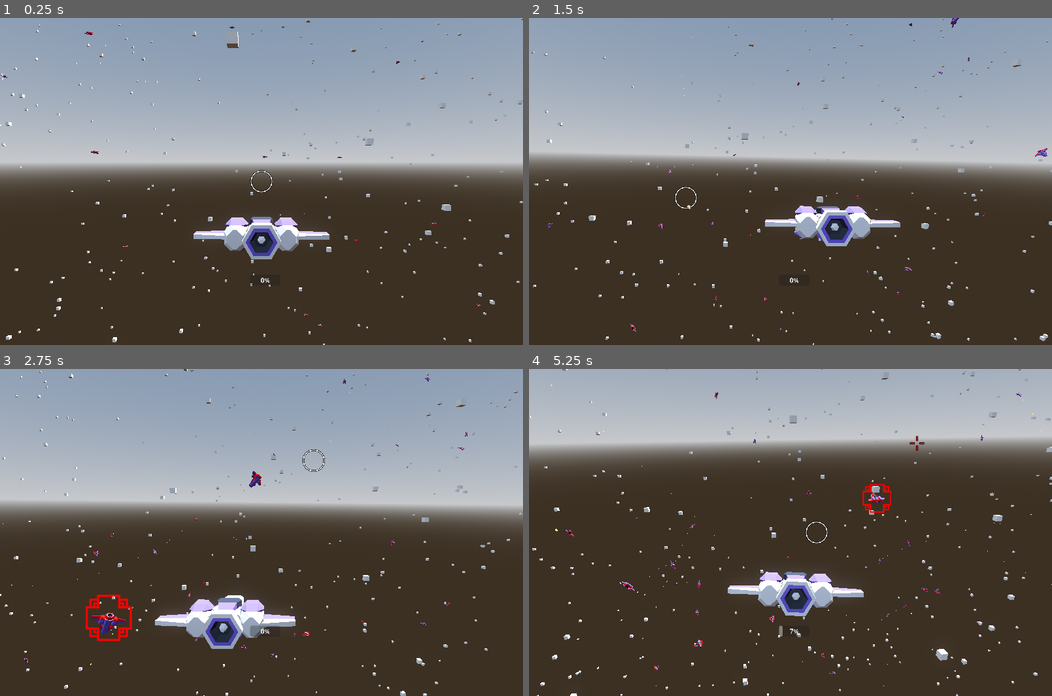
Above: before the commit, frames 1-4 (two rows, left to right).
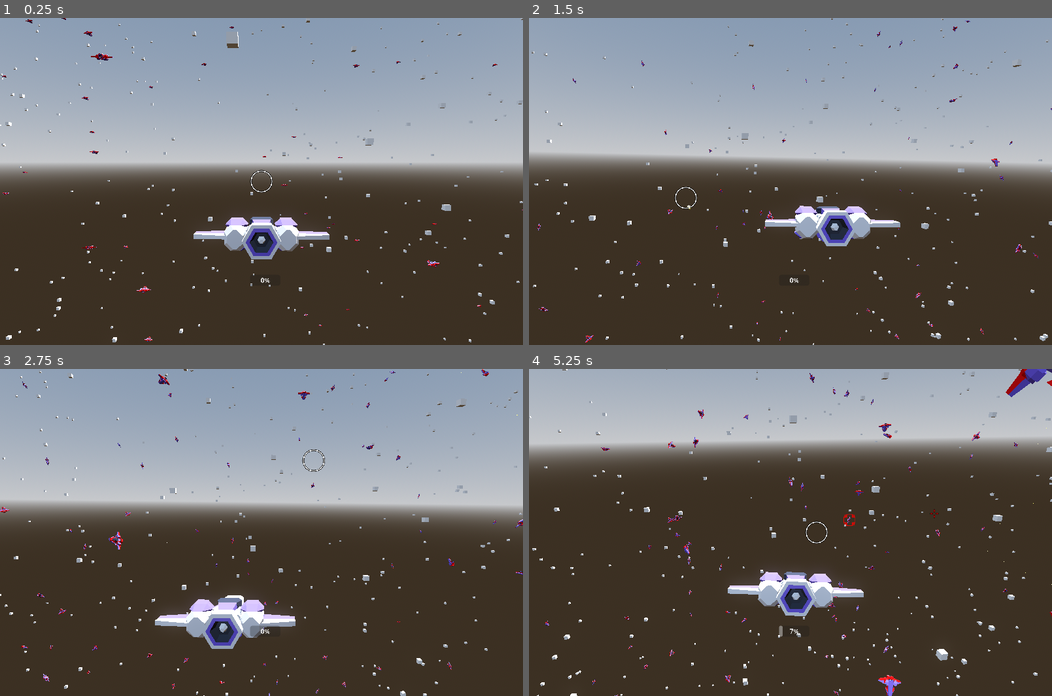
Above: after the commit, the same moments.

Repository: cgorto/space-ships
Game: Godot game, scene res://scenes/test_scene.tscn
Two runs of this game, one before a commit and one after it. Both use one fixed random seed, a clock stepped at 60 frames per second and the inputs below.
Inputs (mouse positions are in pixels of both pictures, inside the frame that each line leads up to):
- Up to frame 1 (0.25 s): no input
- Up to frame 2 (1.5 s): move the mouse to (905, 165) at 0.52 s; hold D (move_right) 0.53-1.28 s; tap R (target) at 0.6 s; move the mouse to (685, 197) at 1.27 s; hold S (move_backward) from 1.28 s (still down); tap Space (shoot) at 1.35 s
- Up to frame 3 (2.75 s): tap R (target) at 1.55, 2.1 s; move the mouse to (313, 460) at 2.02 s; release S (move_backward) at 2.03 s; hold D (move_right) from 2.03 s (still down)
- Up to frame 4 (5.25 s): move the mouse to (764, 597) at 2.77 s; release D (move_right) at 2.78 s; hold W (move_forward) 2.78-3.53 s; tap R (target) at 2.85, 3.8, 4.35, 5.1 s; move the mouse to (947, 581) at 3.52 s; hold Space (shoot) 3.53-4.28 s; hold A (move_left) 3.53-5.03 s; move the mouse to (633, 483) at 4.27 s; move the mouse to (816, 532) at 5.02 s; hold S (move_backward) from 5.03 s (still down)

The runs differ from the first frame. In frame 1, 0.3% of the frame differs, in the area x 0-100%, y 0-99%; in frame 2, 0.4%; in frame 3, 1.3%; in frame 4, 1.4%, in the area x 3-100%, y 0-100%.

Commit message:
performs much better

Diff:
--- a/scenes/component/hitbox.tscn
+++ b/scenes/component/hitbox.tscn
@@ -3,6 +3,7 @@
 [ext_resource type="Script" path="res://scenes/component/hitbox.gd" id="1_34xm6"]
 
 [node name="Hitbox" type="Area3D"]
+monitoring = false
 script = ExtResource("1_34xm6")
 
 [connection signal="hit" from="." to="." method="_on_hit"]
--- a/scenes/component/hurtbox.tscn
+++ b/scenes/component/hurtbox.tscn
@@ -3,6 +3,7 @@
 [ext_resource type="Script" path="res://scenes/component/hurtbox.gd" id="1_emwd2"]
 
 [node name="Hurtbox" type="Area3D"]
+monitorable = false
 script = ExtResource("1_emwd2")
 
 [connection signal="area_entered" from="." to="." method="_on_area_entered"]
--- a/scenes/component/pilot/npc_pilot.gd
+++ b/scenes/component/pilot/npc_pilot.gd
@@ -2,7 +2,7 @@
 
 var think_counter: float = 0
 var think_delay: float
-@export var fire_chance: float = 0.7
+@export var fire_chance: float = 0.3
 
 @onready var preferred_avoid: Vector3 = Util.uniform_random_vector() * 200
 @onready var seed: float = randf_range(0,1000)
@@ -15,7 +15,7 @@
 func _ready() -> void:
 	noise.seed = seed
 
-func _physics_process(delta: float) -> void:
+func _process(delta: float) -> void:
 	think_counter +=delta
 	run_targeting()
 	dogfight(delta)
@@ -40,7 +40,7 @@
 		turn_towards_point(target_point, delta, turn_strength)
 		var angle_to_target: float = -global_basis.z.angle_to(target_point)
 
-		is_firing = angle_to_target < 5 && is_fire_allowed() && distance < 300
+		is_firing = angle_to_target < 0.1 && is_fire_allowed() && distance < 300
 		if (-global_basis.z).angle_to(-target.global_basis.z) < 90:
 			#throttle = remap(distance,50,250,.33,.8)
 			throttle = 0.8
@@ -60,4 +60,4 @@
 		var current_target: Pilot = tar as Pilot
 		if current_target.faction != faction:
 			potential_targets.append(current_target)
-	return potential_targets.pick_random()
+	return potential_targets.pick_random() if potential_targets.size() > 0 else null
--- a/scenes/component/velocity_component.gd
+++ b/scenes/component/velocity_component.gd
@@ -14,10 +14,10 @@
 func decelerate() -> void:
 	accelerate_in_direction(Vector3.ZERO)
 
-func move(to_move: Node3D) -> void:
+func move(to_move: Node3D, delta: float) -> void:
 	if to_move is CharacterBody3D:
 		to_move.velocity = velocity
 		to_move.move_and_slide()
 		velocity = to_move.velocity
 	else:
-		to_move.position += velocity * get_physics_process_delta_time()
+		to_move.position += velocity * delta
--- a/scenes/game_object/npc_ship.tscn
+++ b/scenes/game_object/npc_ship.tscn
@@ -22,7 +22,6 @@
 radius = 50.0
 
 [node name="NpcShip" type="RigidBody3D"]
-collision_layer = 0
 mass = 100.0
 gravity_scale = 0.0
 freeze_mode = 1
--- a/scenes/game_object/projectile/projectile.gd
+++ b/scenes/game_object/projectile/projectile.gd
@@ -3,7 +3,7 @@
 @onready var velocity_component: VelocityComponent = $VelocityComponent
 
 func _physics_process(delta: float) -> void:
-	velocity_component.move(self)
+	velocity_component.move(self,delta)
 
 
 func _on_hitbox_hit(_thing_hit: Node3D) -> void:
--- a/scenes/test_scene.gd
+++ b/scenes/test_scene.gd
@@ -10,7 +10,7 @@
 		var new_box: Node3D = box.instantiate()
 		new_box.position = Vector3(box_scale *randf() -box_scale*0.5, box_scale *randf() -box_scale*0.5, box_scale *randf() -box_scale*0.5)
 		add_child(new_box)
-	for i in 150:
+	for i in 400:
 		var new_npc: NPCShip = enemy.instantiate()
 		new_npc.position = Vector3(box_scale *randf() -box_scale*0.5, box_scale *randf() -box_scale*0.5, box_scale *randf() -box_scale*0.5)
 		add_child(new_npc)
